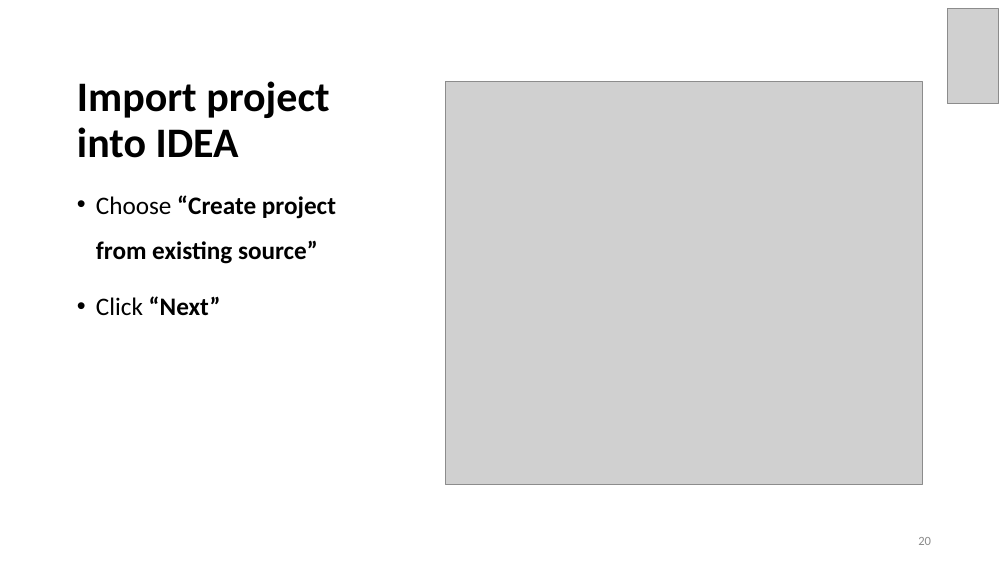
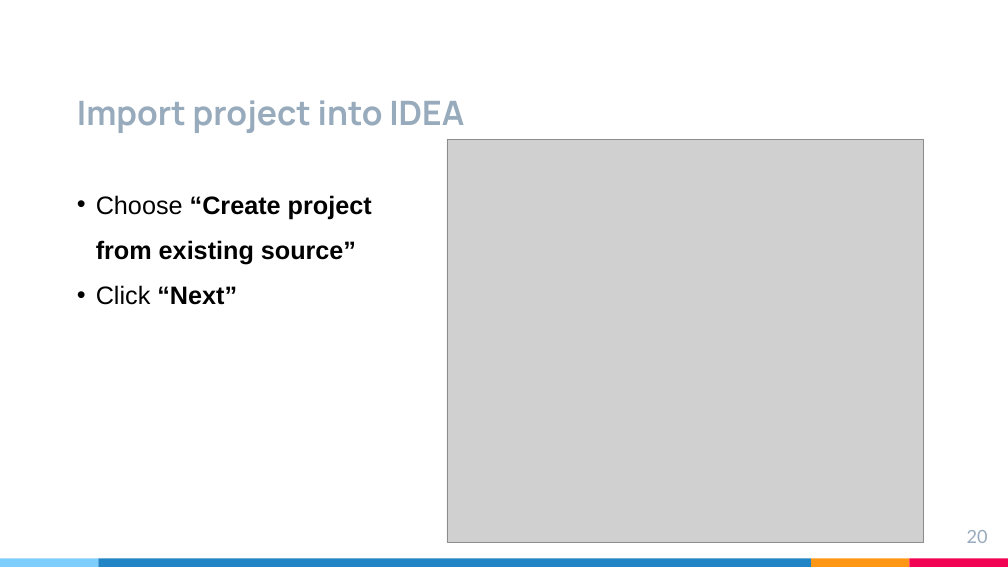
Before and after one commit to brahinets/GeekHub-J4W-9, a slide deck: slide 20 of Lectures/Lesson 01 - Gitlab + Intellij IDEA.pptx. Drawn at 1008x567 pixels with LibreOffice and Linux fonts; fonts in the diff are those of the drawing; grey boxes stand for pictures. Boxes give left, top, right and bottom in pixels: in the first picture for what was removed or moved away, otherwise in the second. Text is boxed around its words. In the diff, an @@ line names an element or a change of style, - is before the commit and + after.

Commit message:
updated presentation styles

```diff
--- a/Lectures/Lesson 01 - Gitlab + Intellij IDEA.pptx
+++ b/Lectures/Lesson 01 - Gitlab + Intellij IDEA.pptx
@@ picture removed at [948, 8, 999, 104] @@
@@ title "Import project into IDEA": place and size @@
-title "Import project into IDEA" at [77, 81, 329, 158]
+title "Import project into IDEA" at [77, 100, 464, 133]
@@ title "Import project into IDEA" at [77, 100, 464, 133]: size 40 to 32 pt, font Calibri to Manrope, text colour #000000 to #97ABBC; line spacing 0.9 to 1 @@
@@ picture: place and size @@
-picture at [445, 82, 922, 485]
+picture at [447, 140, 923, 543]
@@ text "Choose “Create project from existing ..." at [96, 195, 372, 305]: font Calibri to Arial; less space between paragraphs @@
@@ page number: place and size @@
-page number at [918, 537, 931, 545]
+page number at [967, 530, 988, 543]
@@ page number at [967, 530, 988, 543]: size 12 to 17.3 pt, font Calibri to Lato, text colour #8C8C8C to #97ABBC; vertical alignment middle to top @@
@@ rectangle added at [0, 559, 98, 567], fill #7ECEFD @@
@@ rectangle added at [98, 559, 811, 567], fill #2185C5 @@
@@ rectangle added at [811, 559, 910, 567], fill #FF9715 @@
@@ rectangle added at [910, 559, 1008, 567], fill #F20253 @@
```
Also in this commit, not shown: 23 other slides changed, 1 slide added, 1 slide removed.
